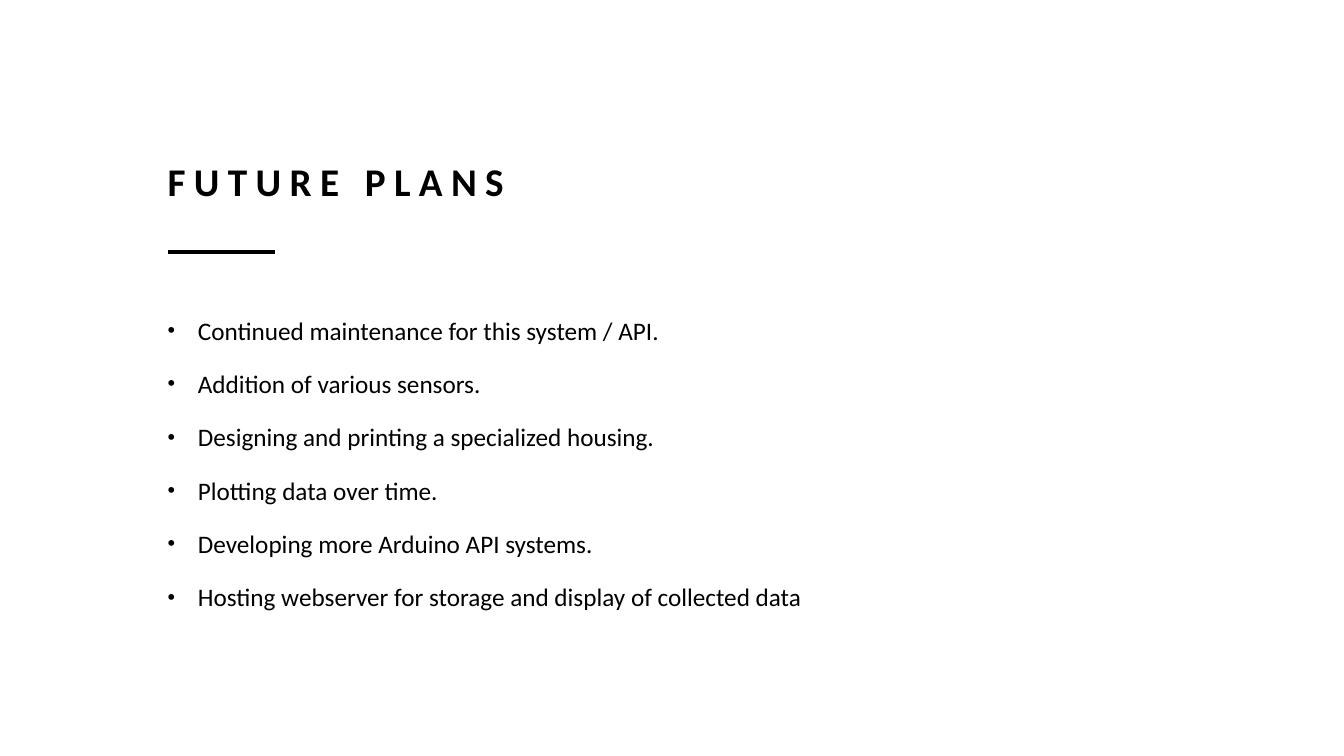
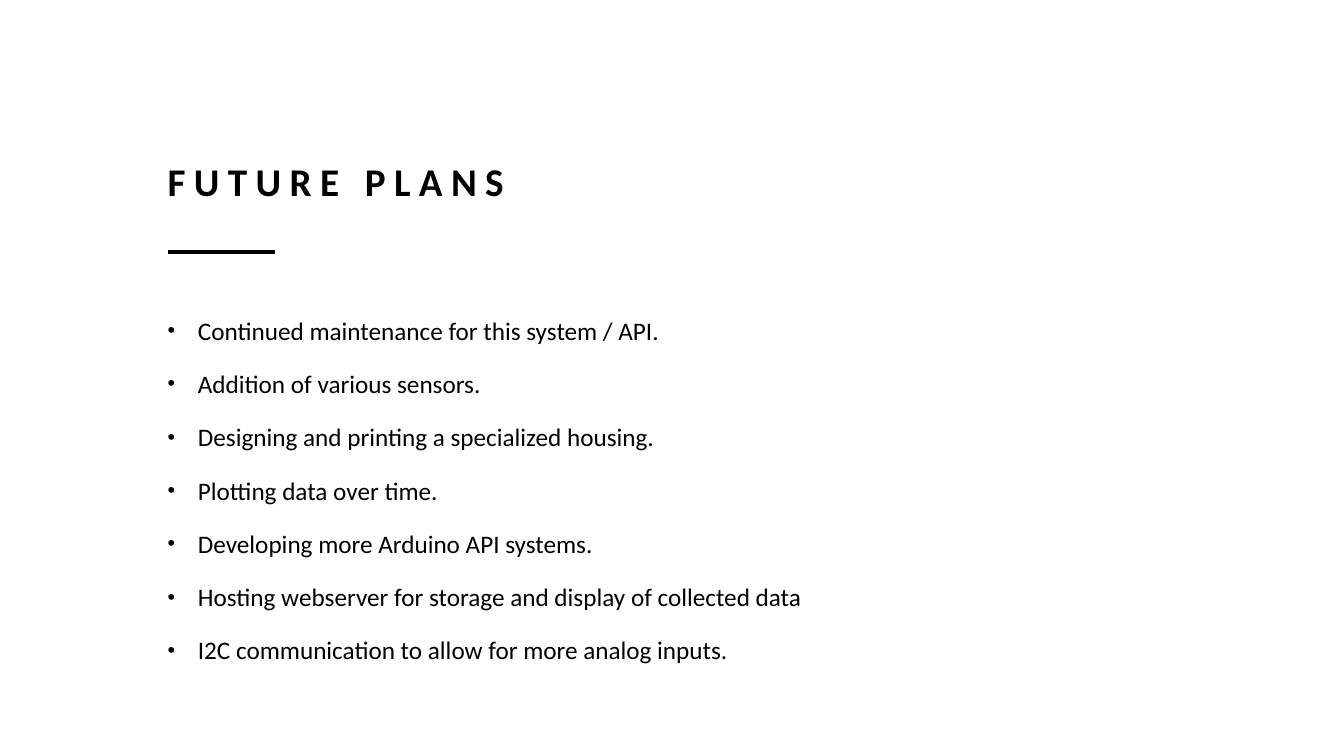
Before and after one commit to Boreyev/ID620_Projects_CALLIT1, a slide deck: slide 23 of Project02_IkeCallaghan/Presentation.pptx. Drawn at 1344x756 pixels with LibreOffice and Linux fonts; fonts in the diff are those of the drawing. Boxes give left, top, right and bottom in pixels: in the first picture for what was removed or moved away, otherwise in the second. Text is boxed around its words. In the diff, an @@ line names an element or a change of style, - is before the commit and + after.

```diff
--- a/Project02_IkeCallaghan/Presentation.pptx
+++ b/Project02_IkeCallaghan/Presentation.pptx
@@ text at [198,641,727,664]: paragraph added @@
+• I2C communication to allow for more analog inputs.
```
Also in this commit, not shown: 4 other slides changed.
